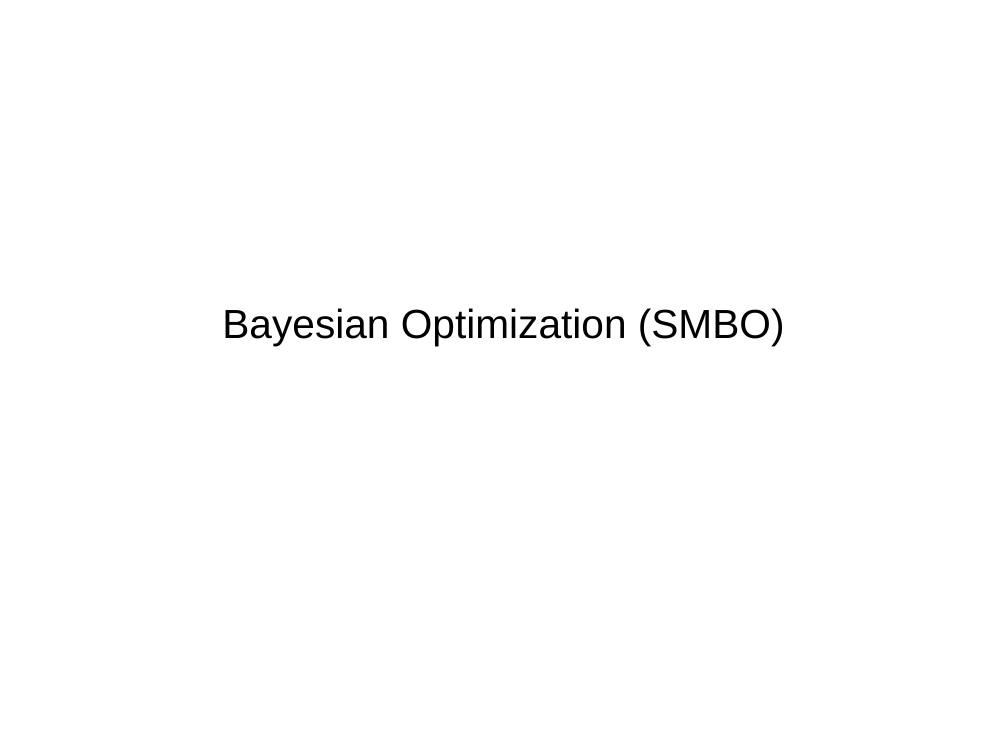
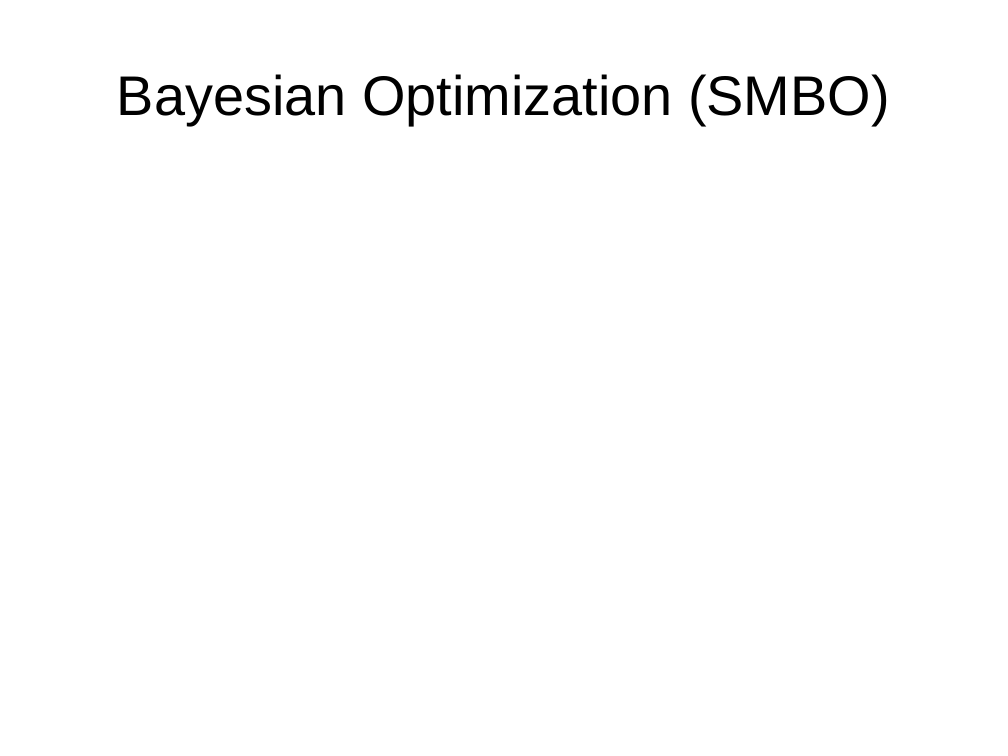
Before and after one commit to amueller/talks_odt, a slide deck: slide 17 of automating_machine_learning_scipy2016.odp (slide 15 before the commit). Drawn at 1008x756 pixels with LibreOffice and Linux fonts; fonts in the diff are those of the drawing. Boxes give left, top, right and bottom in pixels: in the first picture for what was removed or moved away, otherwise in the second. Text is boxed around its words. In the diff, an @@ line names an element or a change of style, - is before the commit and + after.

```diff
--- a/automating_machine_learning_scipy2016.odp
+++ b/automating_machine_learning_scipy2016.odp
@@ title "Bayesian Optimization (SMBO)" at <box>117,74,890,125</box>: size 32 to 44 pt @@
```
Also in this commit, not shown: 5 other slides changed, 3 slides added.
